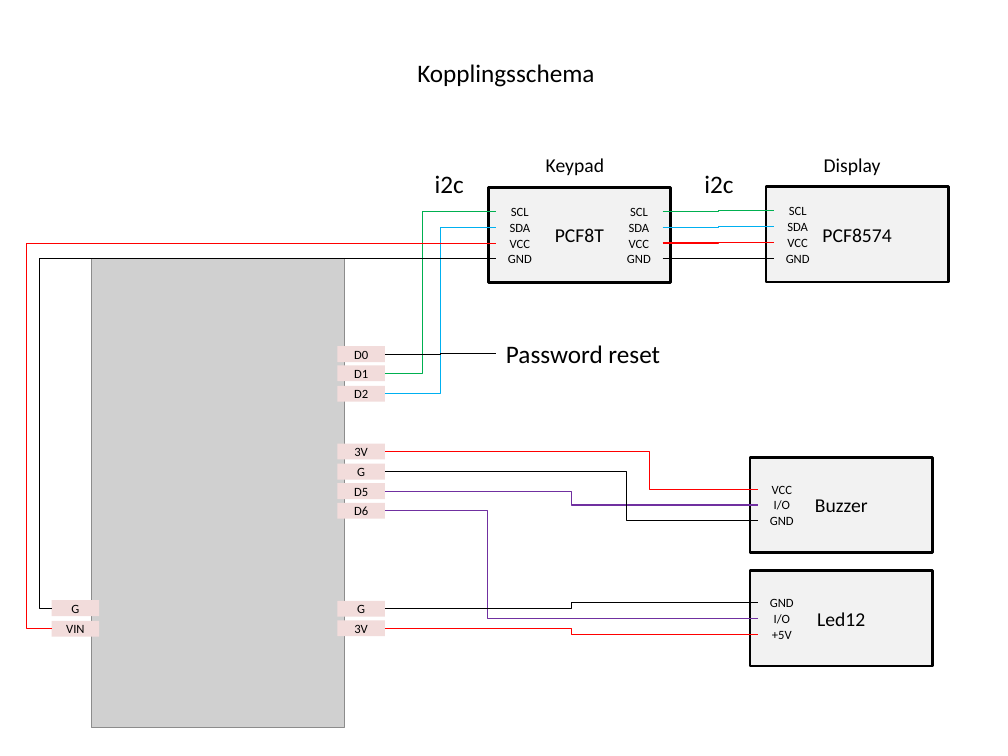
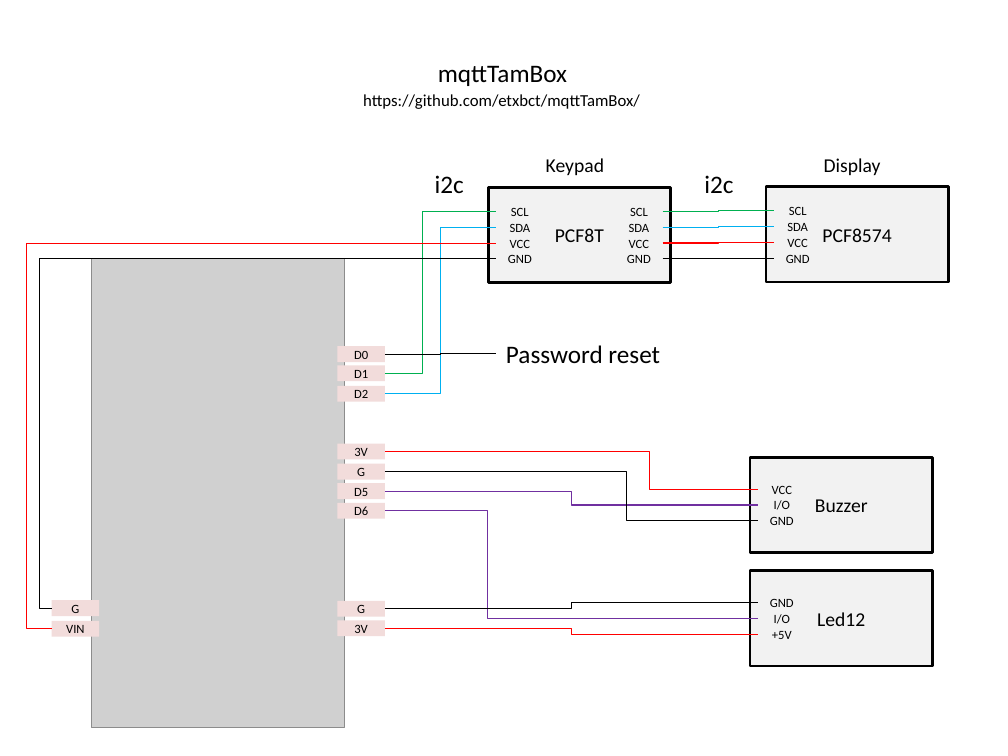
Before and after one commit to etxbct/mqttTamBox, a slide deck: slide 1 of Documentation/Connection diagram.pptx. Drawn at 1008x756 pixels with LibreOffice and Linux fonts; fonts in the diff are those of the drawing; grey boxes stand for pictures. Boxes give left, top, right and bottom in pixels: in the first picture for what was removed or moved away, otherwise in the second. Text is boxed around its words. In the diff, an @@ line names an element or a change of style, - is before the commit and + after.

```diff
--- a/Documentation/Connection diagram.pptx
+++ b/Documentation/Connection diagram.pptx
@@ text at bbox=[438, 65, 567, 86]: text changed @@
-Kopplingsschema
+mqttTamBox
@@ text added at bbox=[363, 94, 640, 109], 12 pt, text #000000 @@
+https://github.com/etxbct/mqttTamBox/
```
